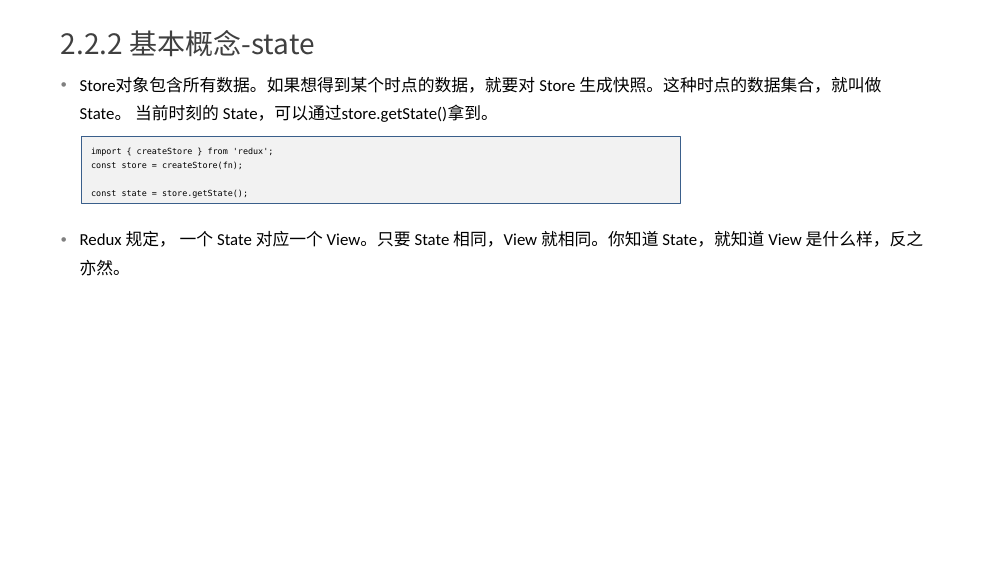
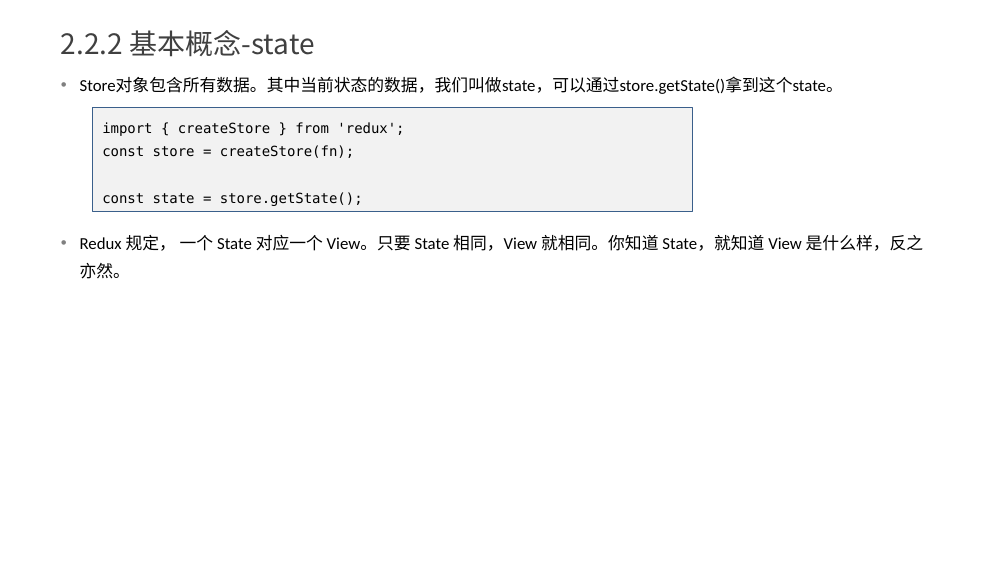
Before and after one commit to yxl2628/reactjs, a slide deck: slide 22 of ppt/03 React技术栈.pptx (slide 21 before the commit). Drawn at 1008x567 pixels with LibreOffice and Linux fonts; fonts in the diff are those of the drawing. Boxes give left, top, right and bottom in pixels: in the first picture for what was removed or moved away, otherwise in the second. Text is boxed around its words. In the diff, an @@ line names an element or a change of style, - is before the commit and + after.

```diff
--- a/ppt/03 React技术栈.pptx
+++ b/ppt/03 React技术栈.pptx
@@ text at (80,77,843,94): text changed @@
-• Store对象包含所有数据。如果想得到某个时点的数据，就要对 Store 生成快照。这种时点的数据集合，就叫做 State。 当前时刻的 State，可以通过store.getState()拿到。
+• Store对象包含所有数据。其中当前状态的数据，我们叫做state，可以通过store.getState()拿到这个state。
@@ rectangle "import { createStore } from ...": place and size @@
-rectangle "import { createStore } from ..." at (82,137,681,204)
+rectangle "import { createStore } from ..." at (93,108,692,212)
@@ rectangle "import { createStore } from ..." at (93,108,692,212): size 6 to 10 pt @@
```
Also in this commit, not shown: 11 other slides changed, 1 other file.
